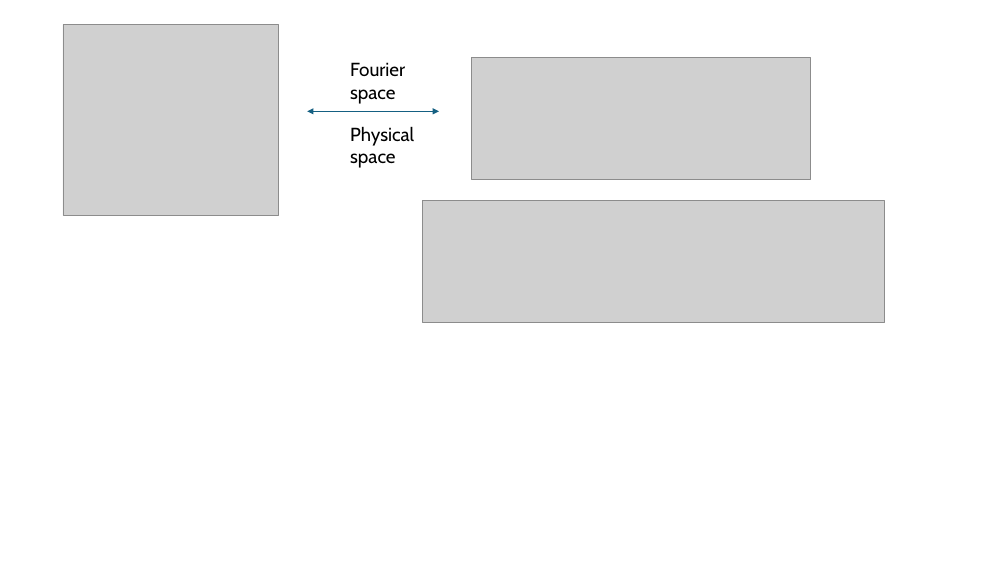
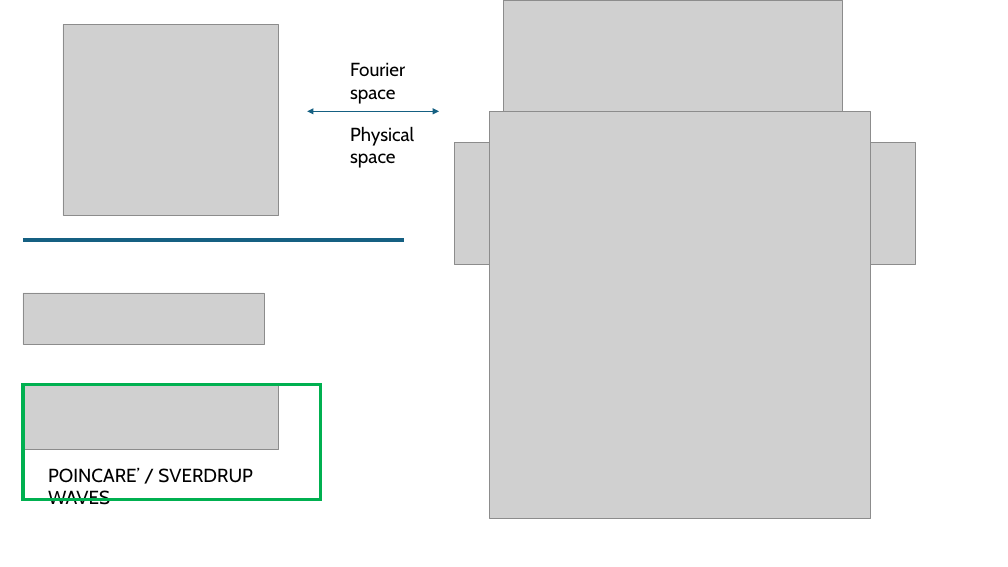
Before and after one commit to meteorologopazzo/meteorologopazzo, a slide deck: slide 6 of waves_presentation/waves.pptx. Drawn at 1008x567 pixels with LibreOffice and Linux fonts; fonts in the diff are those of the drawing; grey boxes stand for pictures. Boxes give left, top, right and bottom in pixels: in the first picture for what was removed or moved away, otherwise in the second. Text is boxed around its words. In the diff, an @@ line names an element or a change of style, - is before the commit and + after.

```diff
--- a/waves_presentation/waves.pptx
+++ b/waves_presentation/waves.pptx
@@ picture: place and size @@
-picture at [472, 57, 811, 179]
+picture at [504, 1, 842, 123]
@@ picture added at [490, 111, 871, 518] @@
@@ picture: place and size @@
-picture at [423, 200, 884, 322]
+picture at [454, 143, 916, 265]
@@ line added from (23, 240) to (404, 240), #156082 3 pt @@
@@ picture added at [23, 293, 264, 345] @@
@@ picture added at [23, 385, 278, 450] @@
@@ rectangle added at [23, 385, 320, 500], outline #00B050 3 pt @@
@@ text added at [48, 467, 253, 505], 18 pt, text #000000 @@
+POINCARE’ / SVERDRUP WAVES
```
Also in this commit, not shown: 3 other slides changed, 7 slides added, 1 slide removed.
